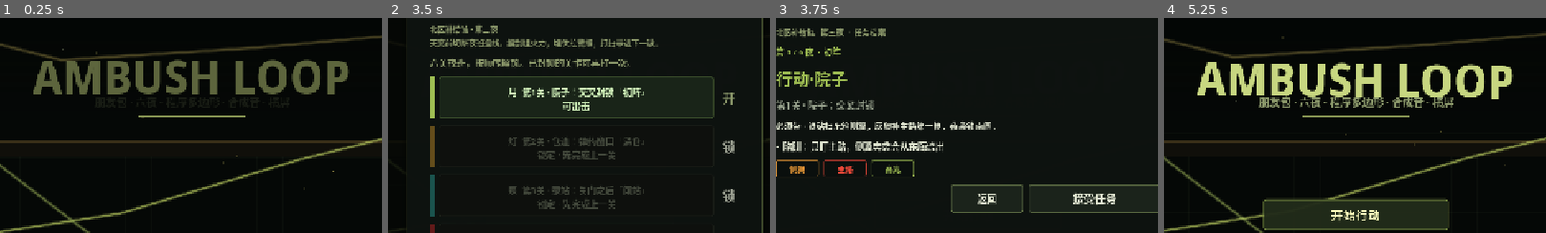
Above: before the commit, frames 1-4 (left to right).
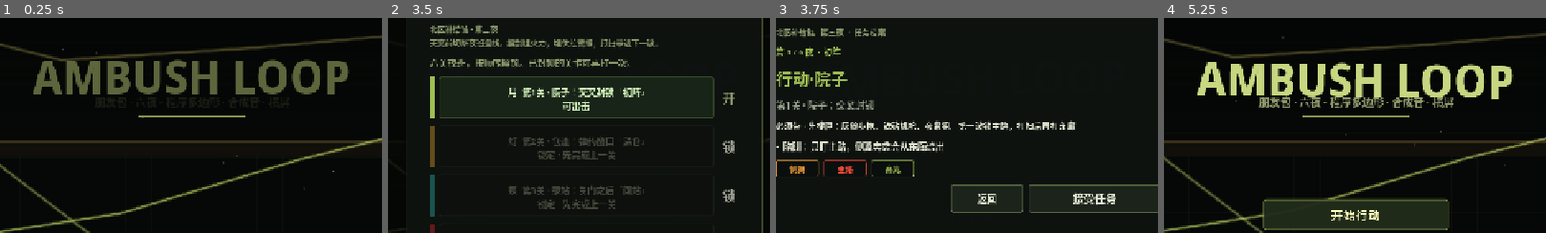
Above: after the commit, the same moments.

Repository: hailinsu-create/new
Game: Godot game, scene res://scenes/title.tscn
The game is run twice, just before and just after one commit, with the same random seed, the same clock (stepped at 60 frames per second) and the same inputs.
Inputs:
- Up to frame 1 (0.25 s): no input
- Up to frame 2 (3.5 s): click "开始行动" at 0.5 s; click "开始行动" at 1.25 s; click "战役档案" at 2 s; click "操作说明" at 2.75 s
- Up to frame 3 (3.75 s): click "月 第1关 · 院子：交叉封锁 「初阵」 可出击" at 3.5 s
- Up to frame 4 (5.25 s): click "返回" at 4.25 s; click "返回" at 5 s
The pictures show only the part of the screen within x 25-75%, y 10-60%; the shares and areas given below are measured in that part.

Frames 1-2 are identical in both runs. In frame 3, 1.8% of the frame differs, in the area x 8-79%, y 47-53%; in frame 4, nothing differs.

Commit message:
feat(levels): six-night tut lines describe wave splits
Co-authored-by: hailinsu-create <hailinsu-create@users.noreply.github.com>

Diff:
--- a/ambush_loop/scripts/level/level_def.gd
+++ b/ambush_loop/scripts/level/level_def.gd
@@ -454,7 +454,7 @@
 	l.beat_kind = "ambush_zone"
 	l.beat_text = "交叉封锁 · 侧翼从东廊随后到"
 	l.highlight_hook = "交叉封锁第一枪"
-	l.must_bring = "铁砧扫东箱侧翼，灰狼补主路第一枪，夜枭锁南闸。"
+	l.must_bring = "先搜匣：灰狼步枪、铁砧机枪、夜枭狙。第一波锁主路，打扫后再打东廊。"
 	l.role_why = {
 		"rifle": "本关：主路第一枪",
 		"mg": "本关：东箱扫橙线",
@@ -481,7 +481,7 @@
 	l.atmosphere_id = "warehouse"
 	l.title = "第2关 · 仓道：弹药窗口"
 	l.teaching = "这关弹包给铁砧，F 入伏再打才有弹药窗口。仓道里的夜班搬运队会把弹打空。过早开火是陷阱——铁砧最容易空。东廊橙色油桶在敌人靠近时自动炸（伤及友军），别把灰狼塞进爆心。参考：铁砧拿弹包看窗口，夜枭锁闸口。"
-	l.tutorial = "G 把唯一弹包交给已部署队员（空弹自动补一次，本轮不能转交；铁砧优先）。F 切「入伏再打」，黄锥变暗，等敌人进黄色伏击区——打中这个窗口才爽。东廊油桶是预置杀器：敌人踩近才在模拟里炸，执行中不能点爆。红=主路，橙=侧翼。X 中止留情报；时间轴只读。M 静音。"
+	l.tutorial = "两波：先主路再东廊。G 弹包给铁砧。F 入伏再打等黄区。东廊油桶靠近才炸。打扫后第二波侧翼到。红=主路，橙=侧翼。"
 	# Next to 侧廊, not on flank waypoint (32,10). Blast is a deploy don't, not an auto-kill.
 	l.barrel_cell = Vector2i(22, 8)
 	l.escape_cell = Vector2i(31, 19)
@@ -563,7 +563,7 @@
 	l.atmosphere_id = "pump"
 	l.title = "第3关 · 泵站：关门之后"
 	l.teaching = "这关夜枭锁出水口；锁门后铁砧必须把侧背对准紫线。泵站夜班要过东廊阀门。B 锁门不是稳赢——那是陷阱：侧翼奔袭在决策格改走西侧紫色备用接近，从你没罩住的侧背进来。开锁两条线都能解，锁门必须改朝向。"
-	l.tutorial = "B 切换锁门。锁上后东廊关闭，侧翼在决策格改走作者写好的紫色备用接近，不会自由寻路。青弧没罩住=全伤。夜枭锁出水口；铁砧侧背对准紫线才是这关的爽点。G 弹包一人。红=主路，橙=侧翼（开），紫=关门后的陷阱接近。X 中止留情报；时间轴只读。M 静音。"
+	l.tutorial = "两波：主路先到，侧翼第二波。B 锁门会改走紫线，不是把人关没。第一波打扫后把青弧转向紫线。夜枭锁出水口。"
 	l.escape_cell = Vector2i(31, 19)
 	l.cover_defs = [
 		{"cell": Vector2i(10, 8), "name": "泵房西", "face": 0.0, "protect": 180.0},
@@ -647,7 +647,7 @@
 	l.atmosphere_id = "railcut"
 	l.title = "第4关 · 信号楼：双走廊延迟"
 	l.teaching = "这关必须带铁砧朝北等 3.8 秒东廊。信号楼要切断两路巡轨：西廊巡卫立刻出发，东廊奔袭晚 3.8 秒才折下来。陷阱是南闸堆人——先到的西廊把弹药打空，延迟东廊再漏。核心墙挡住对射，必须分廊锁线。绊索只能铺一条。"
-	l.tutorial = "西廊立刻走脊，东廊从北过道晚 3.8 秒才到。核心设备挡住东西对射。铁砧朝北等东廊——等住这一枪才爽。灰狼补西廊，夜枭锁南闸。Tab 绊索一条走廊；G 弹包一人。没有门。红=西廊主路，橙=东廊延迟。X 中止留情报；时间轴只读。M 静音。"
+	l.tutorial = "两波：西廊先打，打扫后再等东廊。核心墙挡住对射。铁砧朝北等第二波东廊。灰狼补西廊，夜枭锁南闸。地雷匣在西廊。"
 	l.escape_cell = Vector2i(31, 19)
 	# Six slots on open cells: west spine, east corridor, south mouth. No door (pump already teaches B).
 	l.cover_defs = [
@@ -727,7 +727,7 @@
 	l.atmosphere_id = "depot"
 	l.title = "第5关 · 油库：三路合围"
 	l.teaching = "油库夜班三路合围：主路巡卫、东廊奔袭、西暗道影探（晚 2.2 秒）。中间油罐挡住对射。陷阱是南闸堆人+忽略西暗道——先到的两路打空弹药，影探再从西夹缝漏。唯一绊索封西暗道（7,11 一带），弹包给铁砧。绊索就是第四人。"
-	l.tutorial = "三路合围。西暗道晚 2.2 秒才从西墙夹缝南下。灰狼锁主路，铁砧朝北等东廊，夜枭看南闸；Tab 把唯一绊索铺在西暗道（7,11 一带）——抽中这一下才爽。G 弹包一人。没有门、没有油桶。红=主路，橙=东廊，绿=西暗道陷阱。X 中止留情报；时间轴只读。M 静音。"
+	l.tutorial = "两波：主路+东廊先到，打扫后再打西暗道。把地雷匣铺在 7,11。灰狼锁主路，铁砧等东廊，夜枭看南闸。"
 	l.escape_cell = Vector2i(31, 19)
 	l.cover_defs = [
 		{"cell": Vector2i(6, 10), "name": "西暗道", "face": 0.0, "protect": 0.0},
@@ -811,7 +811,7 @@
 	l.atmosphere_id = "radio"
 	l.title = "第6关 · 电台：灯塔回波"
 	l.teaching = "油库切断后，电台还能把下一班叫回来。主路巡卫走灯塔脊，东廊奔袭先到一班，西暗道影探晚 3.6 秒，灯塔回波再在 5.2 秒走碟台夹缝——不是东廊那一枪。陷阱是不铺绊索：影探先从西夹缝漏。铁砧要在碟台朝南等回波，夜枭锁东廊。"
-	l.tutorial = "终夜。四条作者路：红主路、橙东廊、绿暗道、青回波。西暗道晚 3.6 秒，回波晚 5.2 秒走碟台夹缝（x=24），不是东廊。灰狼锁灯塔脊，铁砧碟台朝南等回波，夜枭朝北锁东廊；Tab 绊索铺西暗道（7,11）。G 弹包一人。没有门、没有油桶。X 中止留情报；时间轴只读。M 静音。"
+	l.tutorial = "三波：主路+东廊，再暗道，再灯塔回波。每波之间打扫补弹。地雷封西暗道，铁砧碟台朝南等回波，夜枭锁东廊。"
 	l.escape_cell = Vector2i(31, 19)
 	# Unique stations vs depot: 灯塔脊 / 碟台 / 东廊. 碟台 looks south down the echo hall.
 	l.cover_defs = [
